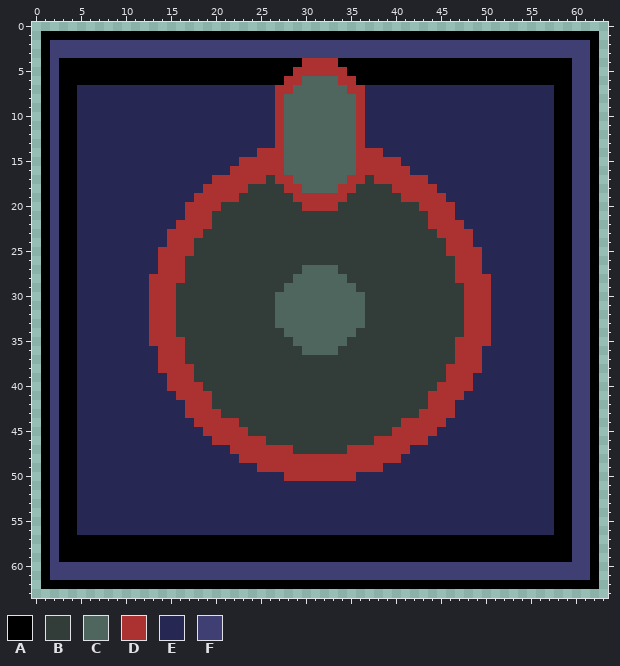
Two versions of one pixel-art file, sprites/turret.aseprite. Above is the file before it was changed.
64x64 pixels, 1 frame.
Palette (. is transparent): A #000000  B #323c39  C #4f665f  D #ac3232  E #272754  F #3f3f74
And afterwards:
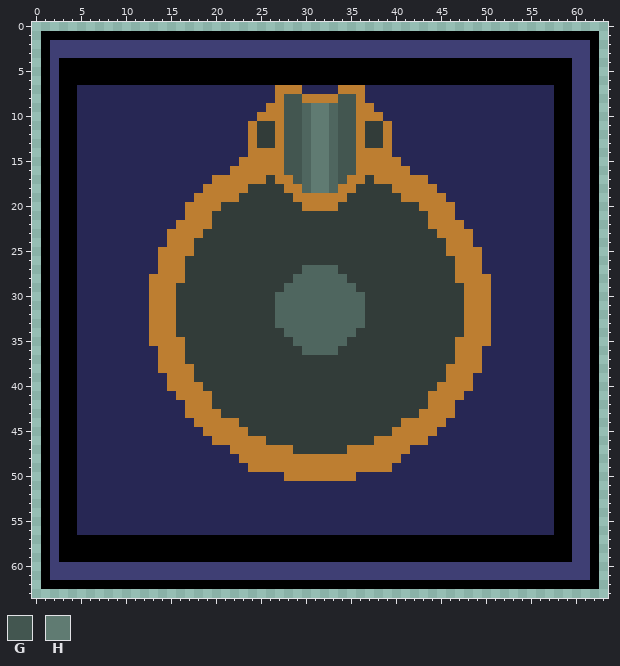
Colours new in this view: G #435650  H #607b72
The exact change:
layer "top-2" now hidden
layer "top-4" added
Colour D changes from #ac3232 to #bd7e31.
Colour A replaces colour C in row 6 at x 30 to 33.
Colour A replaces colour D in row 4 at x 30 to 33; in row 5 at x 29 to 34; in row 6 at x 28 to 29 and 34 to 35.
Colour B replaces colour E in rows 11 to 13 at x 25 to 26 and 37 to 38.
Colour D replaces colour C in row 7 at x 29 and 34; in row 8 at x 30 to 33.
Colour D replaces colour E in row 9 at x 26 and 37; in row 10 at x 25 to 26 and 37 to 38; in rows 11 to 14 at x 24 and 39; in row 49 at x 24 and 39.
Colour E replaces colour C in row 7 at x 30 to 33.
Colour G replaces colour C in rows 8 to 16 at x 28 to 29 and 34 to 35; in row 17 at x 29 and 34.
Colour H replaces colour C in rows 9 to 18 at x 31 to 32.
Changed places in both pictures, as pixel boxes (x1, y1, x2, y2):
changed: (149, 58, 491, 481)
